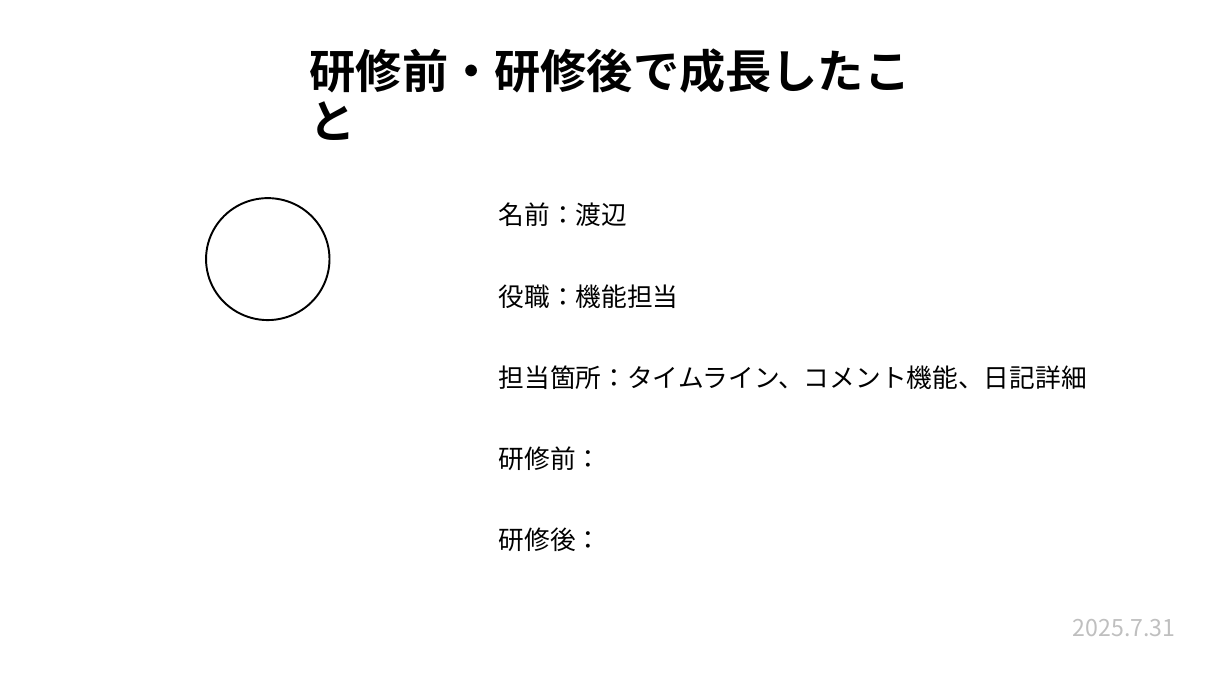
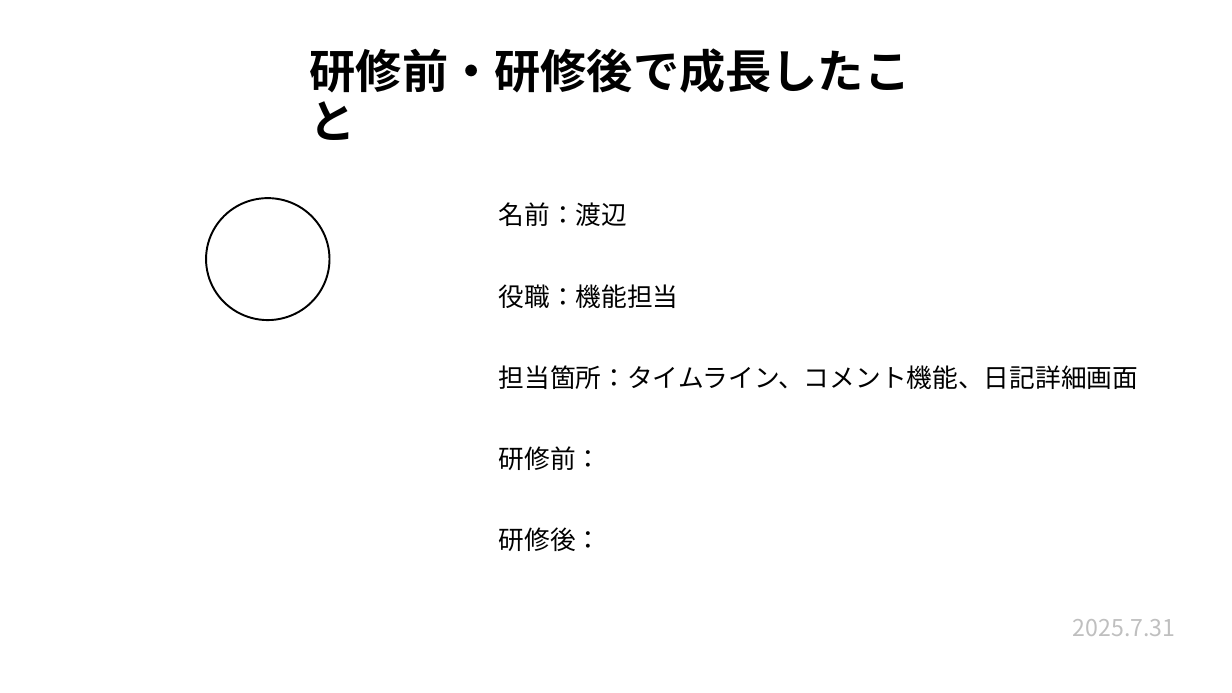
Before and after one commit to plusdojo2025/a2-7, a slide deck: slide 14 of 発表準備/7月成果発表会.pptx. Drawn at 1232x693 pixels with LibreOffice and Linux fonts; fonts in the diff are those of the drawing. Boxes give left, top, right and bottom in pixels: in the first picture for what was removed or moved away, otherwise in the second. Text is boxed around its words. In the diff, an @@ line names an element or a change of style, - is before the commit and + after.

```diff
--- a/発表準備/7月成果発表会.pptx
+++ b/発表準備/7月成果発表会.pptx
@@ text at (x1=499, y1=365, x2=1138, y2=389): text changed @@
-担当箇所：タイムライン、コメント機能、日記詳細
+担当箇所：タイムライン、コメント機能、日記詳細画面
```
Also in this commit, not shown: 1 other slide changed.
